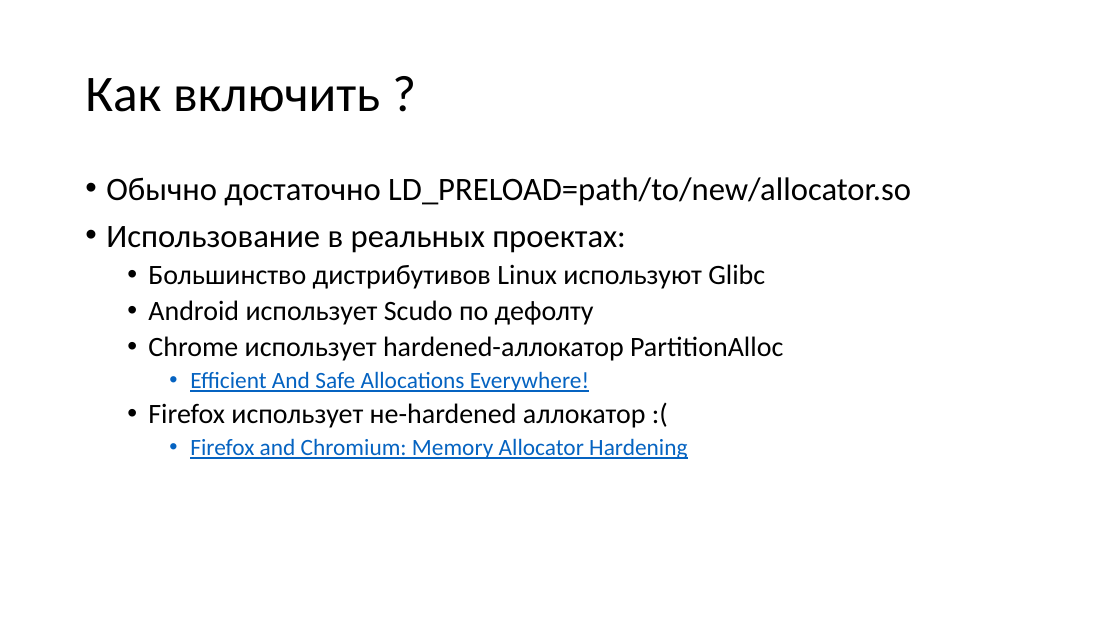
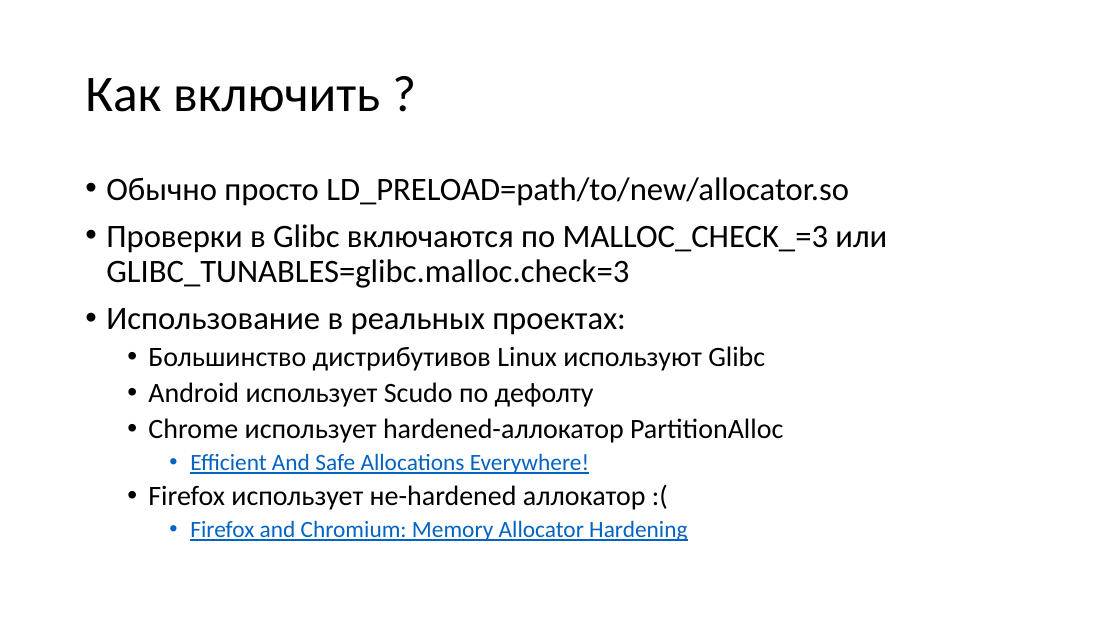
Before and after one commit to yugr/slides, a slide deck: slide 46 of CppZeroCost/2025/RU.pptx. Drawn at 1120x630 pixels with LibreOffice and Linux fonts; fonts in the diff are those of the drawing. Boxes give left, top, right and bottom in pixels: in the first picture for what was removed or moved away, otherwise in the second. Text is boxed around its words. In the diff, an @@ line names an element or a change of style, - is before the commit and + after.

```diff
--- a/CppZeroCost/2025/RU.pptx
+++ b/CppZeroCost/2025/RU.pptx
@@ text at [106, 177, 887, 288]: text changed @@
-• Обычно достаточно LD_PRELOAD=path/to/new/allocator.so
+• Обычно просто LD_PRELOAD=path/to/new/allocator.so
+• Проверки в Glibc включаются по MALLOC_CHECK_=3 или GLIBC_TUNABLES=glibc.malloc.check=3
```
Also in this commit, not shown: 1 other file.
